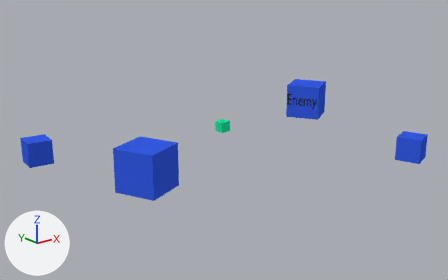
Two versions of the Blender file 04 - Shots/cz_abstract_scene_4_shot_1.blend, one commit apart.
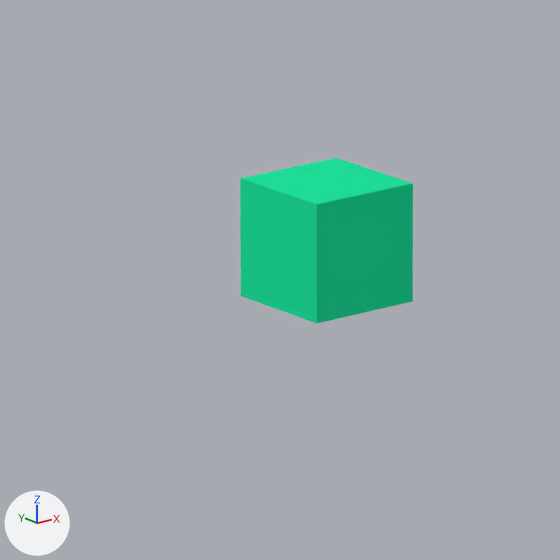
The first picture shows the older version from a camera (50 mm lens) standing at (-21.4, -19.9, 10.2) and looking at (-2.6, 3.6, 0.8). The close-ups show both versions on the part from 43% to 54% of the width and 38% to 55% of the height of that picture; other places that the commit changed are outside them. The axes (+X, +Y, +Z) are drawn at lower left. The lights are the same throughout.

Objects in the first close-up: 'character_powered_proxy'.
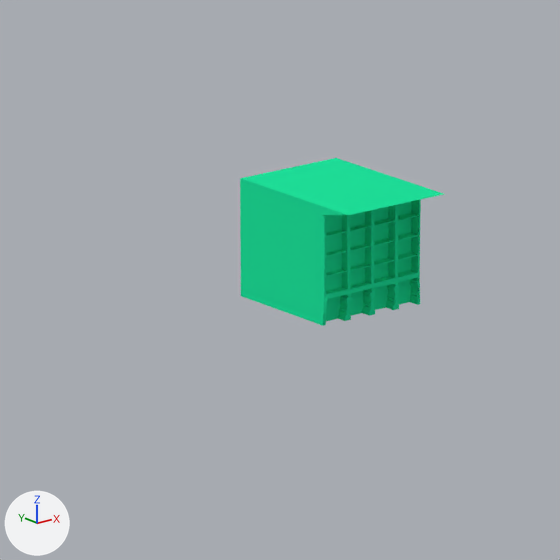
What differs and where, as boxes [x1, y1, x2, y2] in the close-ups (560 x 560 px):
'character_powered_proxy', reshaped (17% wider)
    before: [240, 158, 413, 323]
    after: [240, 158, 443, 326]

The change, as a list of edits to the scene's bpy script:
```text
Change me_cube_003:
    used by ob_character_powered_proxy; location = (0.0, 7.022, 0.3); scale = (0.3, 0.3, 0.3)
    remove me_cube_003.from_pydata(...)  # 8 vertices, 6 faces; spans x -1.0..1.0, y -1.0..1.0, z -1.0..1.0
    add me_cube_003.from_pydata(...)  # 441 vertices, 299 faces; spans x -1.0..1.0, y -1.82..1.0, z -1.0..1.0
    me_cube_003 part 1: 2 vertices removed from x -1.0..1.0, y -1.0, z 1.0; 435 vertices added at x -1.0..1.0, y -1.82..-1.0, z -1.0..1.0
```
